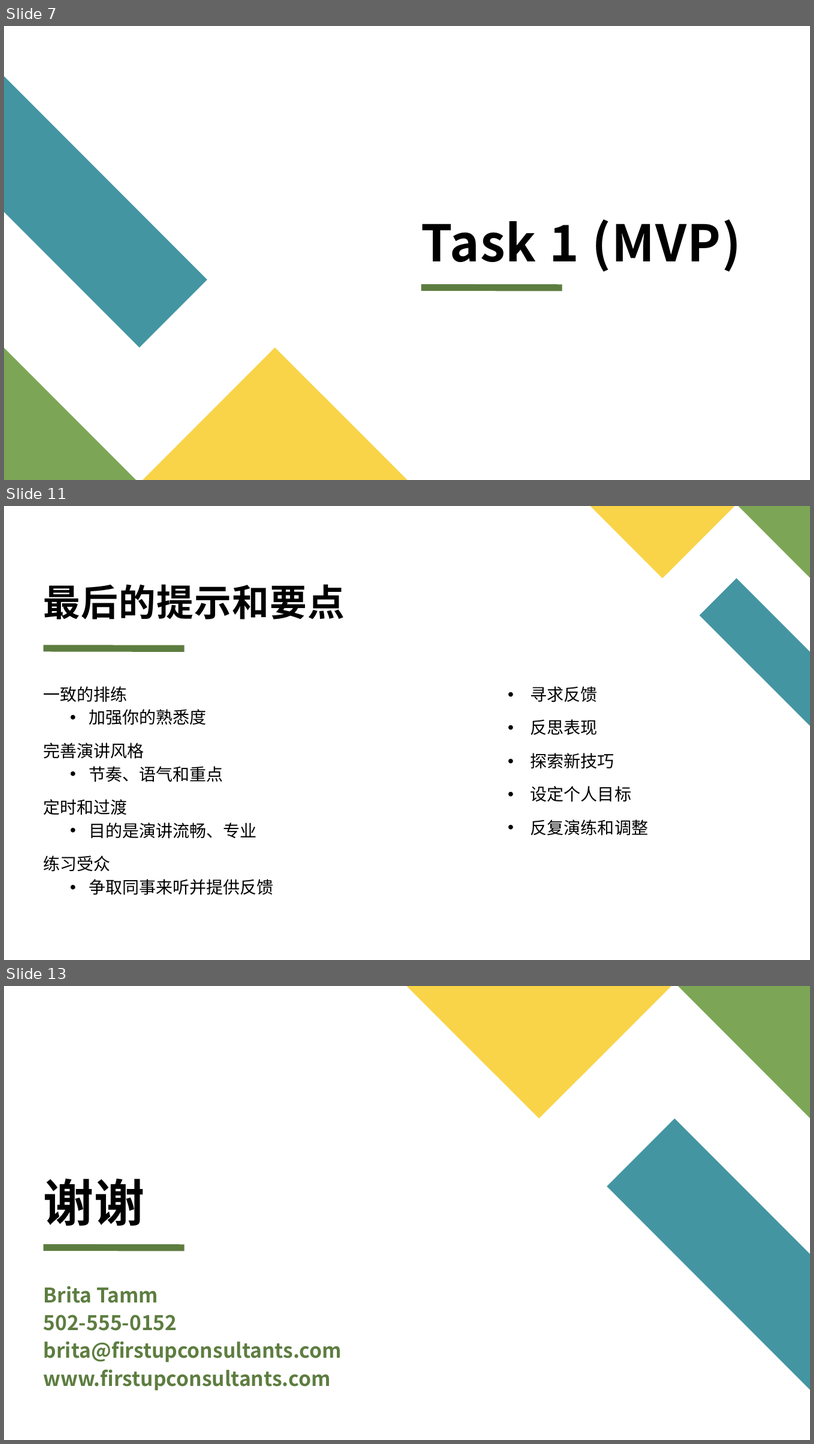
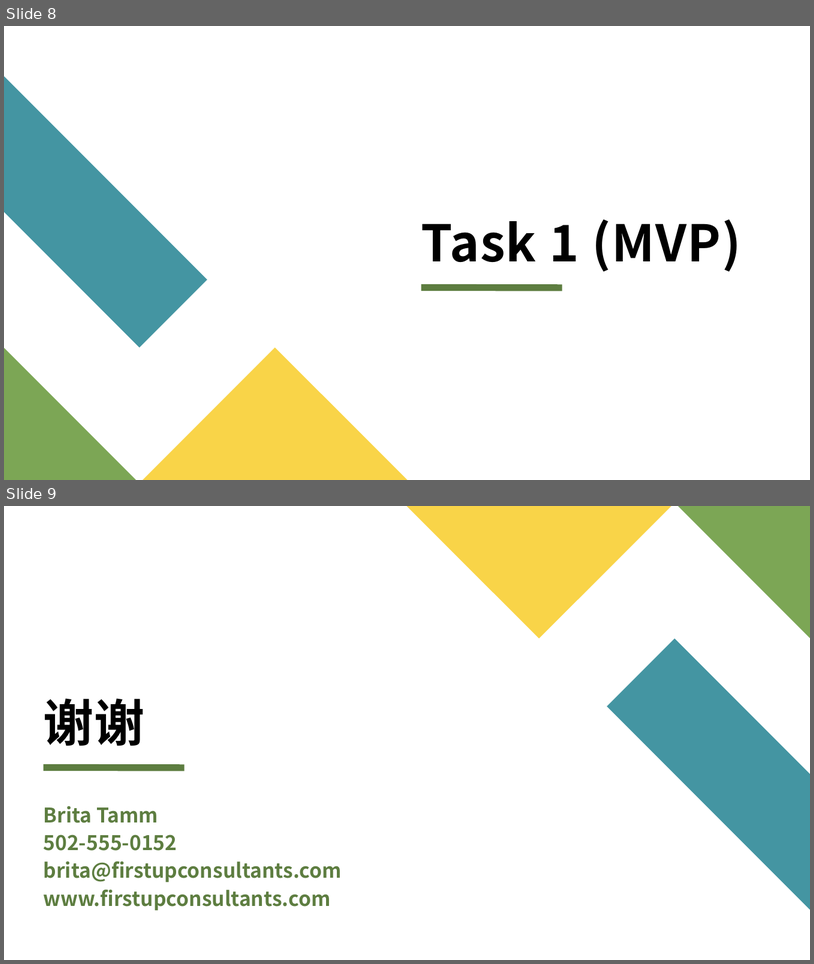
Before and after one commit to mooncakes0/ECE2071_project_F08, a slide deck: ECE2071_Project_F08_PPTslides.pptx. Shown one above the other, each under a label of ours: slides 7, 11 and 13 before the commit, slides 8 and 9 after it; the slides between them are not shown. The pictures are 814x1444 and 814x964 pixels, drawn with LibreOffice and Linux fonts; fonts in the diff are those of the drawing. Boxes give left, top, right and bottom in pixels: in the first picture for what was removed or moved away, otherwise in the second. Text is boxed around its words. In the diff, an @@ line names an element or a change of style, - is before the commit and + after.

```diff
--- a/ECE2071_Project_F08_PPTslides.pptx
+++ b/ECE2071_Project_F08_PPTslides.pptx
@@ slide 11 removed at box(4, 506, 810, 960), background #FFFFFF @@
@@ freeform shape removed at box(591, 506, 735, 578) @@
@@ freeform shape removed at box(739, 506, 810, 578) @@
@@ title removed at box(44, 584, 345, 619) @@
-最后的提示和要点
@@ freeform shape removed at box(699, 578, 810, 726) @@
@@ line removed from (44, 648) to (184, 648) @@
@@ text removed at box(44, 686, 273, 895) @@
-一致的排练
-  • 加强你的熟悉度
-完善演讲风格
-  • 节奏、语气和重点
-定时和过渡
-  • 目的是演讲流畅、专业
-练习受众
-  • 争取同事来听并提供反馈
@@ text removed at box(531, 686, 648, 835) @@
-• 寻求反馈
-• 反思表现
-• 探索新技巧
-• 设定个人目标
-• 反复演练和调整
@@ what was slide 7 is now slide 8 @@
@@ what was slide 13 is now slide 9 @@
```
Also in this commit, not shown: 1 slide changed, 2 slides added, 5 other slides removed, 1 other file.
